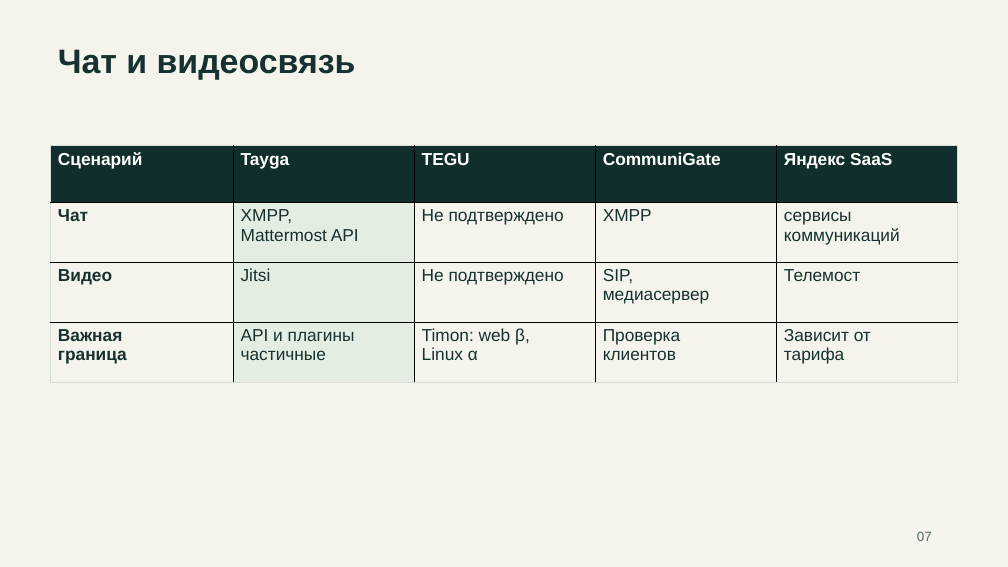
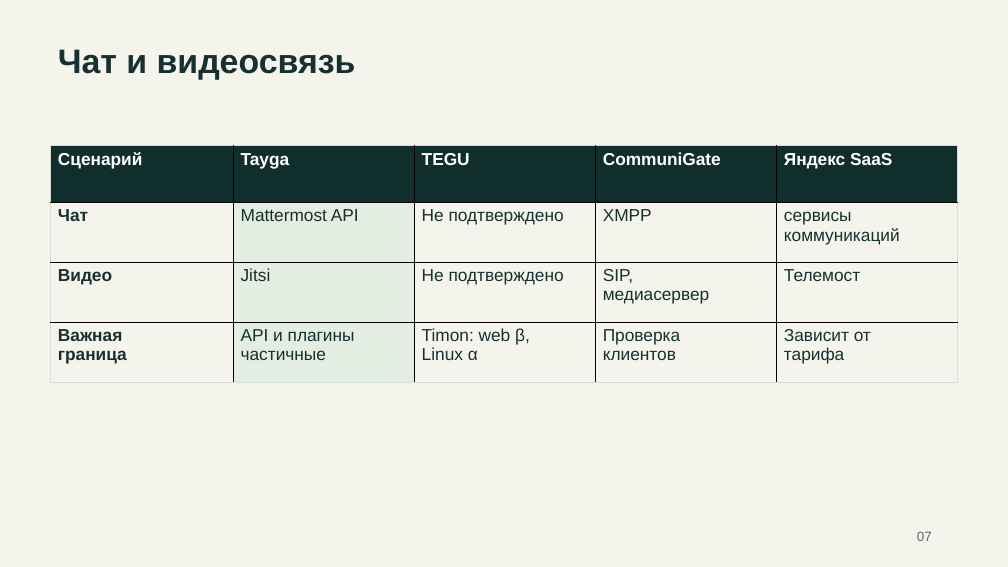
Before and after one commit to rkislov/tayga-mail-server, a slide deck: slide 7 of docs/presentations/tayga-competitors-2026-11-19.pptx. Drawn at 1008x567 pixels with LibreOffice and Linux fonts; fonts in the diff are those of the drawing. Boxes give left, top, right and bottom in pixels: in the first picture for what was removed or moved away, otherwise in the second. Text is boxed around its words. In the diff, an @@ line names an element or a change of style, - is before the commit and + after.

Commit message:
docs: remove obsolete Tayga XMPP and OMEMO claims

```diff
--- a/docs/presentations/tayga-competitors-2026-11-19.pptx
+++ b/docs/presentations/tayga-competitors-2026-11-19.pptx
@@ table at [51, 146, 960, 442] @@
-row 2, column 2: XMPP, / Mattermost API
+row 2, column 2: Mattermost API
```
Also in this commit, not shown: 1 other slide changed, 2 other files.
